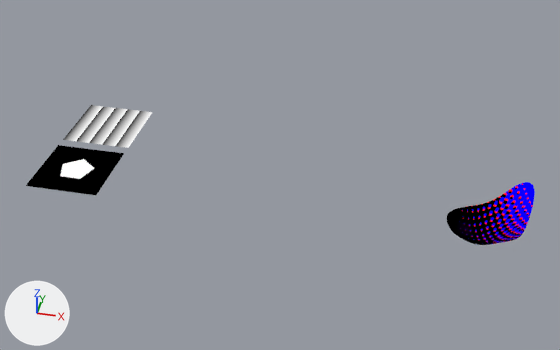
The Blender file NodeShapes.blend, before and after one commit.
Camera for both pictures: a 50 mm lens placed at (9.2, -16.22, 12.29), pointed at (5.51, 0.9, -0.33). The lights are fixed; the arrows at lower left show +X, +Y and +Z.
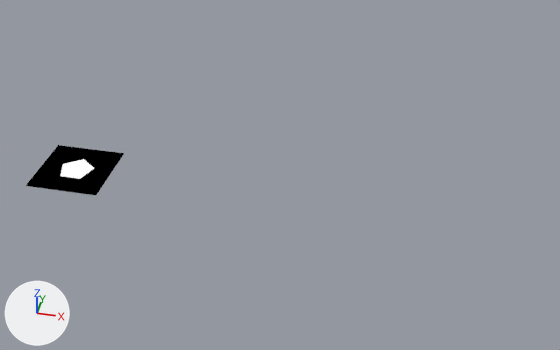
Changed parts and their boxes (x1, y1, x2, y2) in the pictures (560 x 350 px):
'Circle', deleted: before (447, 182, 535, 245)
'Plane.001', deleted: before (63, 105, 152, 148)

Diff of the bpy script that builds the scene:
```diff
--- a/NodeShapes.blend.py
+++ b/NodeShapes.blend.py
@@ ob_circle @@
-ob_circle = bpy.data.objects.new('Circle', me_circle)
-ob_circle.location = (10.95, -0.08, 0.0)
-_m = ob_circle.modifiers.new('Subdivision', 'SUBSURF')
-_m.levels = 2
@@ ob_plane_001 @@
-ob_plane_001 = bpy.data.objects.new('Plane.001', me_plane)
-ob_plane_001.location = (0.12, 1.83, 0.0)
```
